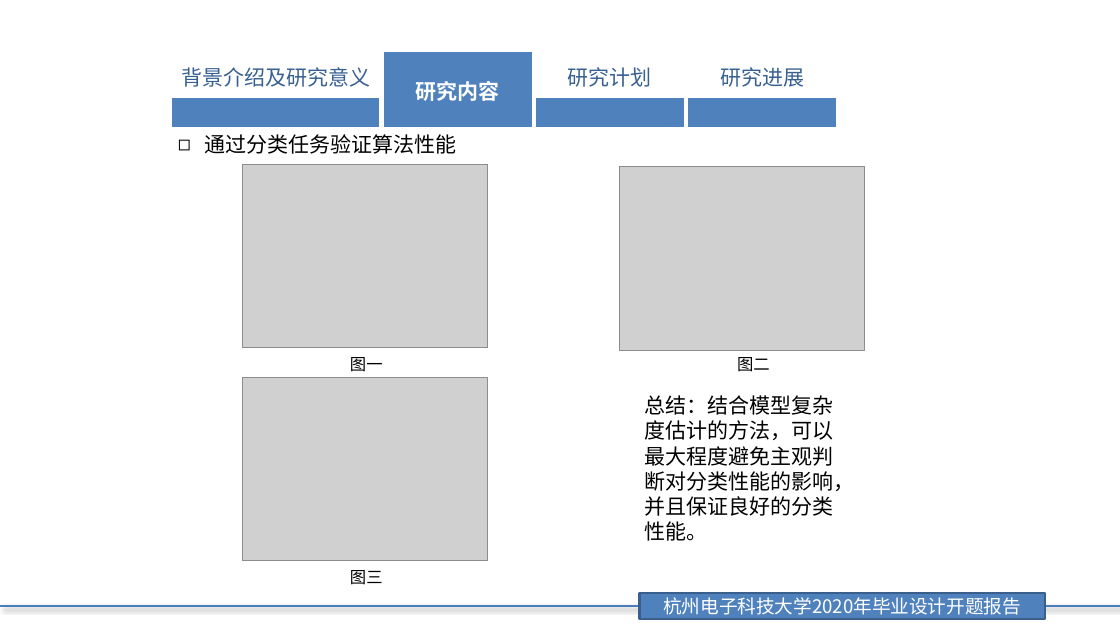
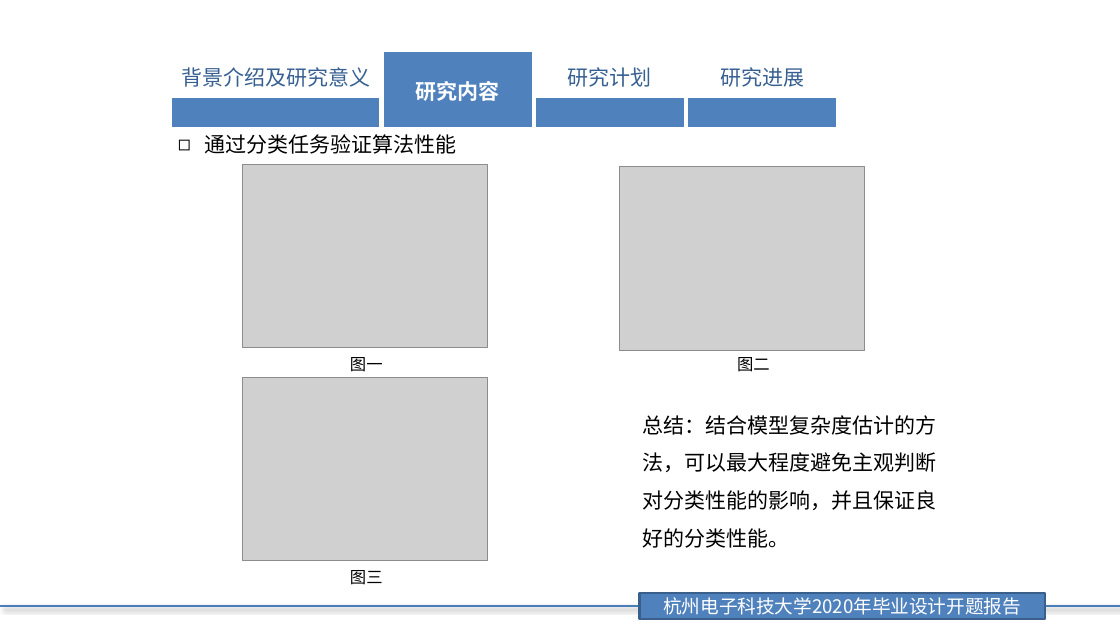
Before and after one commit to JeromeYHj214/Paper-Learning, a slide deck: slide 9 of 杨豪杰开题/论文答辩开题报告(杨豪杰).pptx (slide 11 before the commit). Drawn at 1120x630 pixels with LibreOffice and Linux fonts; fonts in the diff are those of the drawing; grey boxes stand for pictures; background and template pictures are left out. Boxes give left, top, right and bottom in pixels: in the first picture for what was removed or moved away, otherwise in the second. Text is boxed around its words. In the diff, an @@ line names an element or a change of style, - is before the commit and + after.

```diff
--- a/杨豪杰开题/论文答辩开题报告(杨豪杰).pptx
+++ b/杨豪杰开题/论文答辩开题报告(杨豪杰).pptx
@@ text "总结：结合模型复杂度估计的方法，可以最大程度避免主观判断对分类性能的影响，并且保证良好的分类性能。": place and size @@
-text "总结：结合模型复杂度估计的方法，可以最大程度避免主观判断对分类性能的影响，并且保证良好的分类性能。" at <box>644,395,854,541</box>
+text "总结：结合模型复杂度估计的方法，可以最大程度避免主观判断对分类性能的影响，并且保证良好的分类性能。" at <box>642,415,936,548</box>
@@ text "总结：结合模型复杂度估计的方法，可以最大程度避免主观判断对分类性能的影响，并且保证良好的分类性能。" at <box>642,415,936,548</box>: line spacing 1 to 1.5 @@
```
Also in this commit, not shown: 13 other slides changed, 2 slides added, 1 slide removed.
